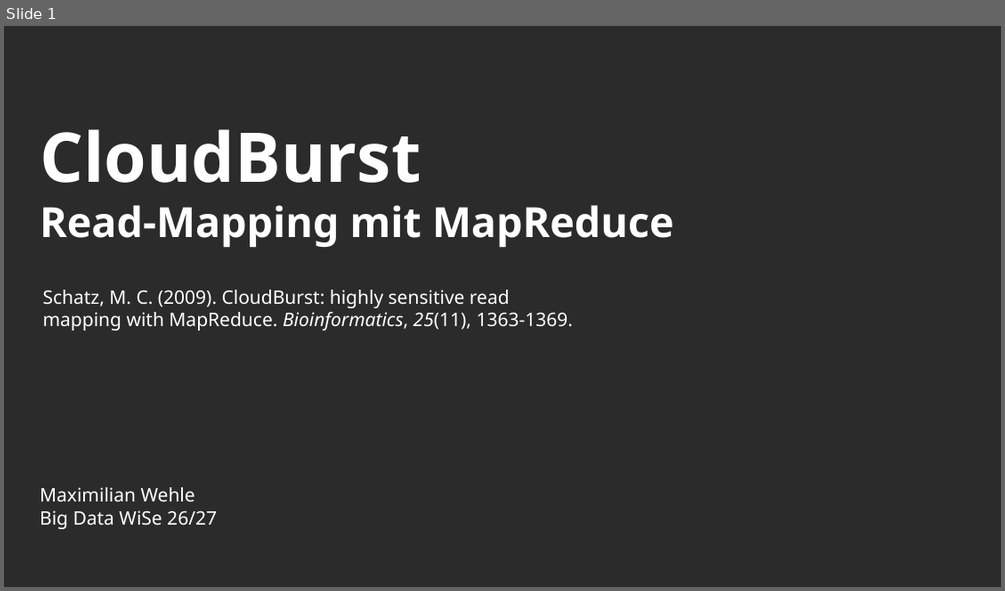
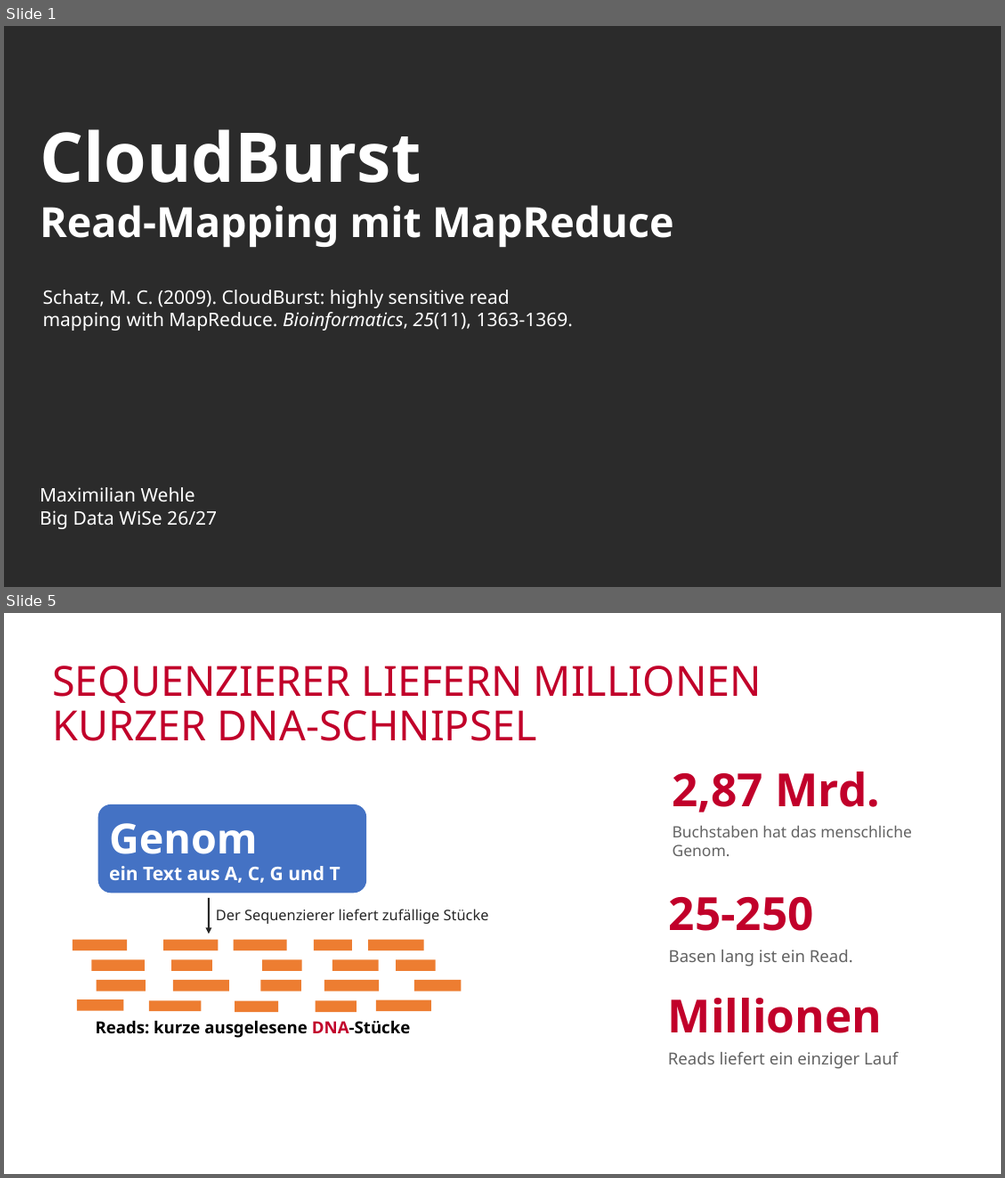
Before and after one commit to mawehl/BigData, a slide deck: CloudBurst_Wehle.pptx. Shown one above the other, each under a label of ours: slide 1 before the commit, slides 1 and 5 after it; the slides between them are not shown. The pictures are 1005x591 and 1005x1178 pixels, drawn with LibreOffice and Linux fonts; fonts in the diff are those of the drawing; background and template pictures are left out; a plain dark background stands for a picture behind light text. Boxes give left, top, right and bottom in pixels: in the first picture for what was removed or moved away, otherwise in the second. Text is boxed around its words. In the diff, an @@ line names an element or a change of style, - is before the commit and + after.

```diff
--- a/CloudBurst_Wehle.pptx
+++ b/CloudBurst_Wehle.pptx
@@ slide 5 added at <box>4,613,1001,1174</box>, background #FFFFFF @@
@@ title added at <box>52,666,761,741</box>, 40 pt, text #C1002A @@
+SEQUENZIERER LIEFERN MILLIONEN KURZER DNA-SCHNIPSEL
@@ text added at <box>672,771,881,812</box>, 44 pt, text #C1002A, bold @@
+2,87 Mrd.
@@ rounded rectangle added at <box>98,804,367,892</box>, fill #4472C4, 18 pt, text #FFFFFF, bold @@
+Genom
+ein Text aus A, C, G und T
@@ text added at <box>672,825,912,856</box>, 15 pt, text #636363 @@
+Buchstaben hat das menschliche Genom.
@@ arrow added from (209, 898) to (209, 933), #262626 1.75 pt @@
@@ text added at <box>669,896,814,931</box>, 44 pt, text #C1002A, bold @@
+25-250
@@ text added at <box>216,908,489,924</box>, 14 pt, text #262626 @@
+Der Sequenzierer liefert zufällige Stücke
@@ rectangle added at <box>73,939,128,950</box>, fill #ED7D31 @@
@@ rectangle added at <box>91,959,145,971</box>, fill #ED7D31 @@
@@ rectangle added at <box>163,939,218,950</box>, fill #ED7D31 @@
@@ rectangle added at <box>171,959,212,971</box>, fill #ED7D31 @@
@@ rectangle added at <box>234,939,287,950</box>, fill #ED7D31 @@
@@ rectangle added at <box>263,959,302,971</box>, fill #ED7D31 @@
@@ rectangle added at <box>314,939,352,950</box>, fill #ED7D31 @@
@@ rectangle added at <box>332,959,378,971</box>, fill #ED7D31 @@
@@ rectangle added at <box>368,939,424,950</box>, fill #ED7D31 @@
@@ rectangle added at <box>396,959,436,971</box>, fill #ED7D31 @@
@@ text added at <box>669,949,853,966</box>, 16 pt, text #636363 @@
+Basen lang ist ein Read.
@@ rectangle added at <box>96,980,146,990</box>, fill #ED7D31 @@
@@ rectangle added at <box>173,980,229,990</box>, fill #ED7D31 @@
@@ rectangle added at <box>260,980,301,990</box>, fill #ED7D31 @@
@@ rectangle added at <box>324,980,379,990</box>, fill #ED7D31 @@
@@ rectangle added at <box>414,980,461,990</box>, fill #ED7D31 @@
@@ rectangle added at <box>77,999,123,1011</box>, fill #ED7D31 @@
@@ rectangle added at <box>149,1000,202,1011</box>, fill #ED7D31 @@
@@ rectangle added at <box>235,1000,278,1012</box>, fill #ED7D31 @@
@@ rectangle added at <box>316,1000,356,1012</box>, fill #ED7D31 @@
@@ rectangle added at <box>376,999,432,1011</box>, fill #ED7D31 @@
@@ text added at <box>668,997,882,1033</box>, 44 pt, text #C1002A, bold @@
+Millionen
@@ text added at <box>96,1020,410,1038</box>, 16 pt, text #000000, bold @@
+Reads: kurze ausgelesene DNA-Stücke
@@ text added at <box>668,1052,898,1069</box>, 16 pt, text #636363 @@
+Reads liefert ein einziger Lauf
@@ page number added at <box>8,1133,72,1163</box>, 18 pt, text #FFFFFF @@
+4
@@ text added at <box>291,1133,914,1163</box>, 12 pt, text #FFFFFF, bold @@
+CloudBurst – Maximilain Wehle
```
Also in this commit, not shown: 12 slides changed, 2 other slides added.
